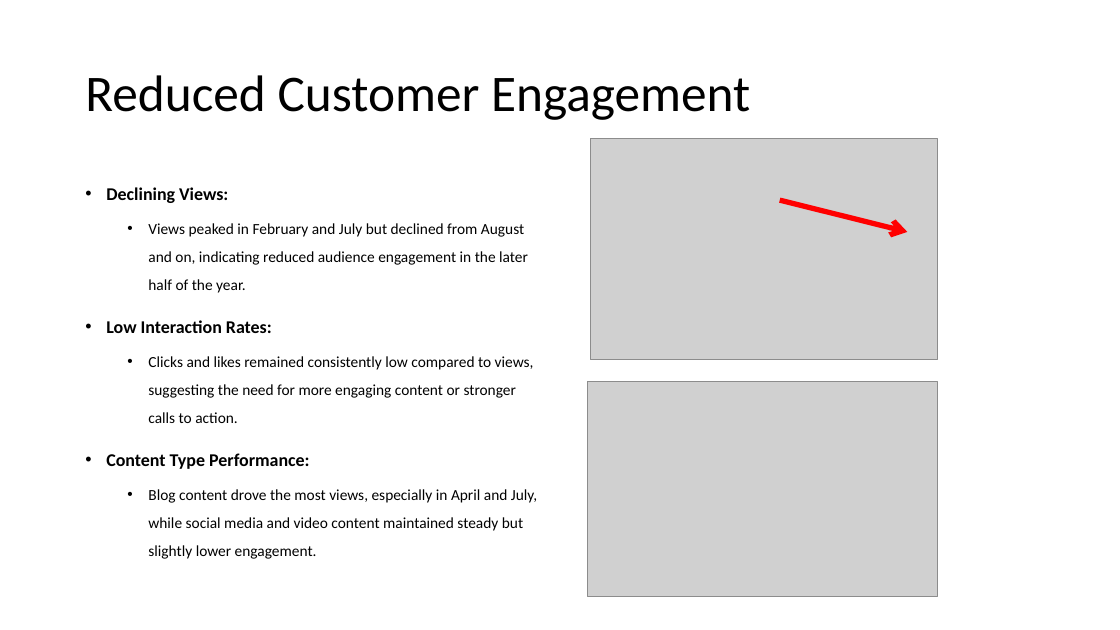
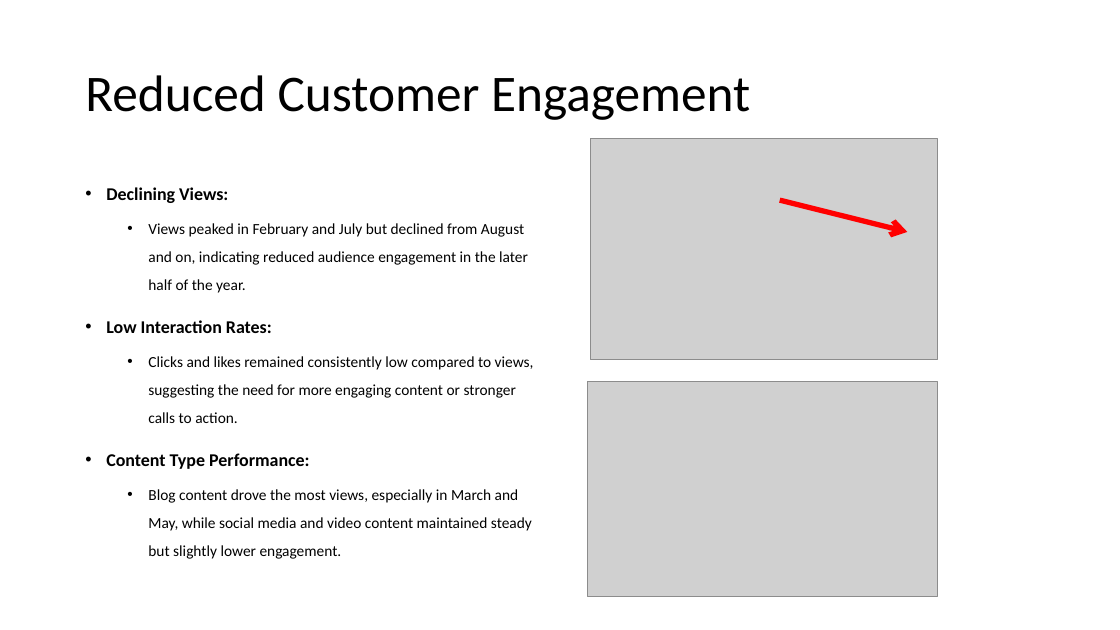
Before and after one commit to hichambendaoud/Marketing-Analytics-Business, a slide deck: slide 5 of Marketing Analytics Business Case.pptx. Drawn at 1120x630 pixels with LibreOffice and Linux fonts; fonts in the diff are those of the drawing; grey boxes stand for pictures. Boxes give left, top, right and bottom in pixels: in the first picture for what was removed or moved away, otherwise in the second. Text is boxed around its words. In the diff, an @@ line names an element or a change of style, - is before the commit and + after.

Commit message:
Updated content in Marketing Analytics Business Case.pptx

```diff
--- a/Marketing Analytics Business Case.pptx
+++ b/Marketing Analytics Business Case.pptx
@@ text at box(148, 489, 532, 559): text changed @@
-  • Blog content drove the most views, especially in April and July, while social media and video content maintained steady but slightly lower engagement.
+  • Blog content drove the most views, especially in March and May, while social media and video content maintained steady but slightly lower engagement.
```
Also in this commit, not shown: 1 other slide changed.
